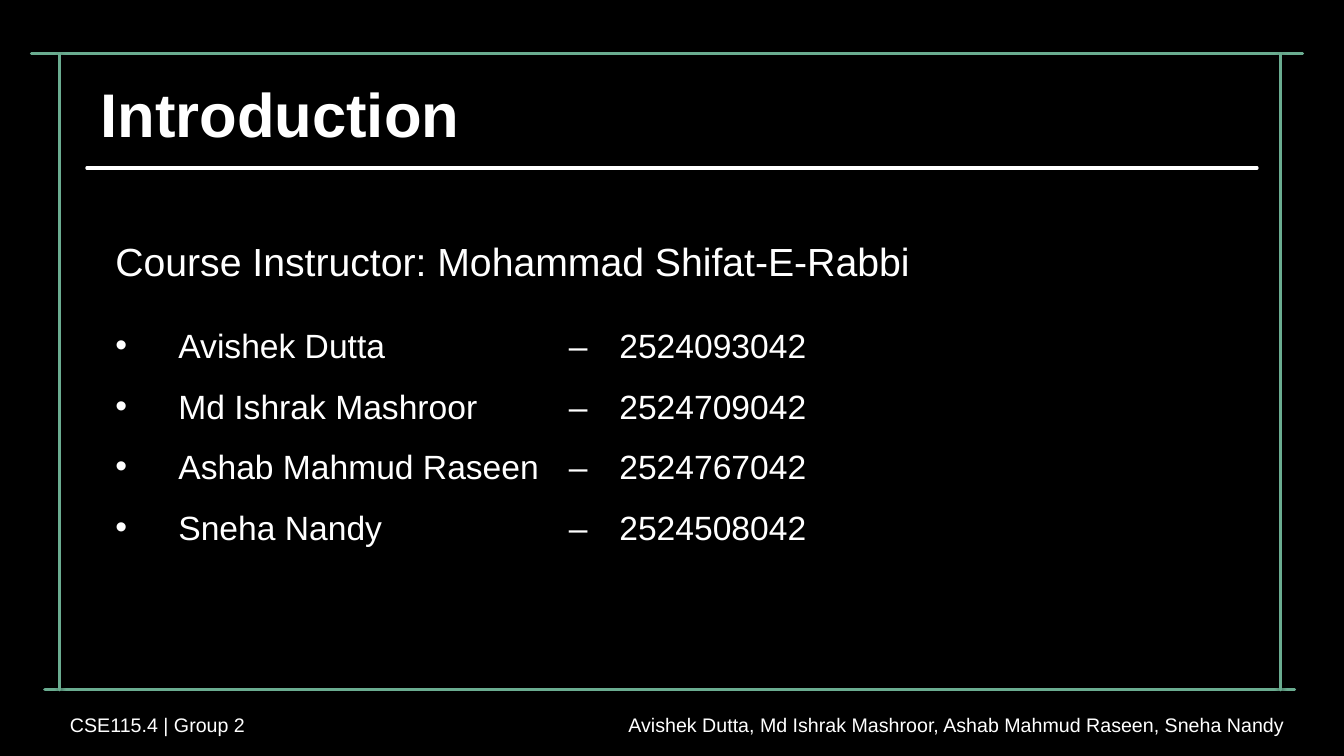
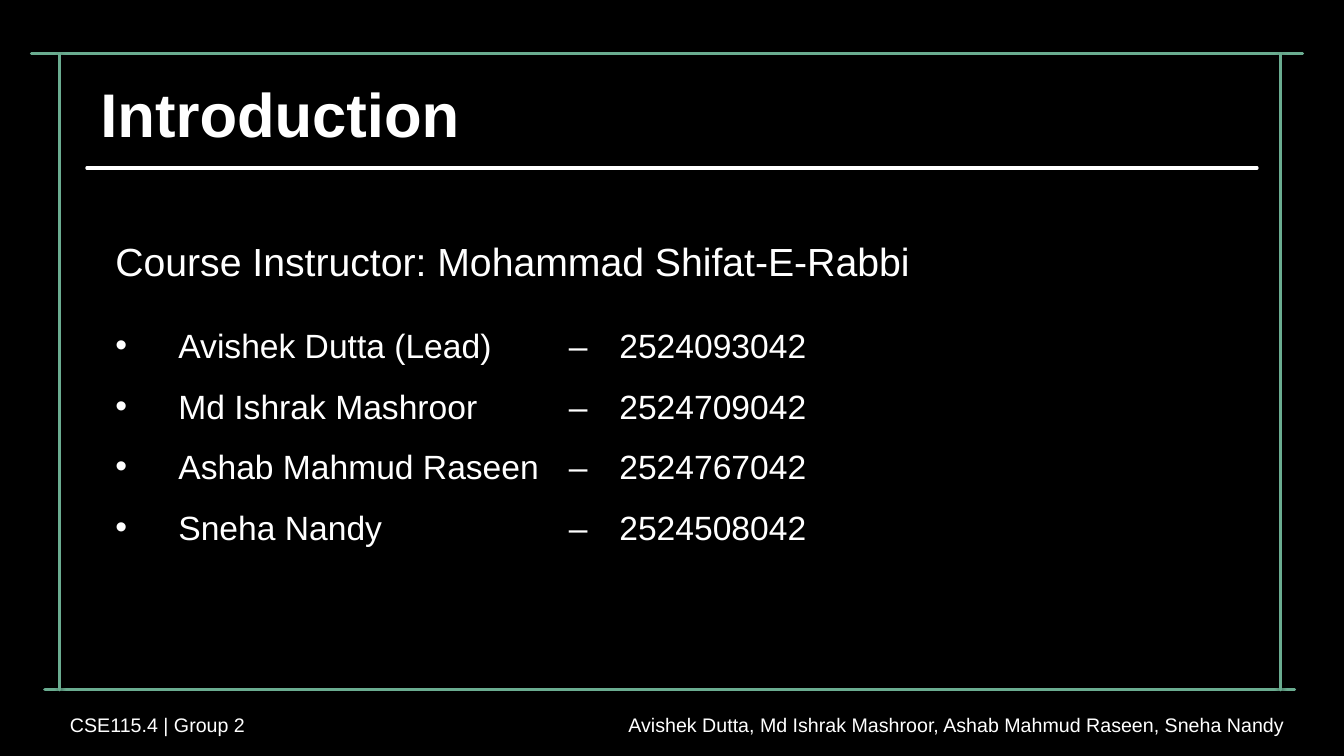
Before and after one commit to tyroruyk/tictacx, a slide deck: slide 2 of others/update_presentation.pptx. Drawn at 1344x756 pixels with LibreOffice and Linux fonts; fonts in the diff are those of the drawing; background and template pictures are left out. Boxes give left, top, right and bottom in pixels: in the first picture for what was removed or moved away, otherwise in the second. Text is boxed around its words. In the diff, an @@ line names an element or a change of style, - is before the commit and + after.

```diff
--- a/others/update_presentation.pptx
+++ b/others/update_presentation.pptx
@@ text at (178, 333, 806, 365): text changed @@
-• Avishek Dutta – 2524093042
+• Avishek Dutta (Lead) – 2524093042
```
Also in this commit, not shown: 2 other slides changed.
